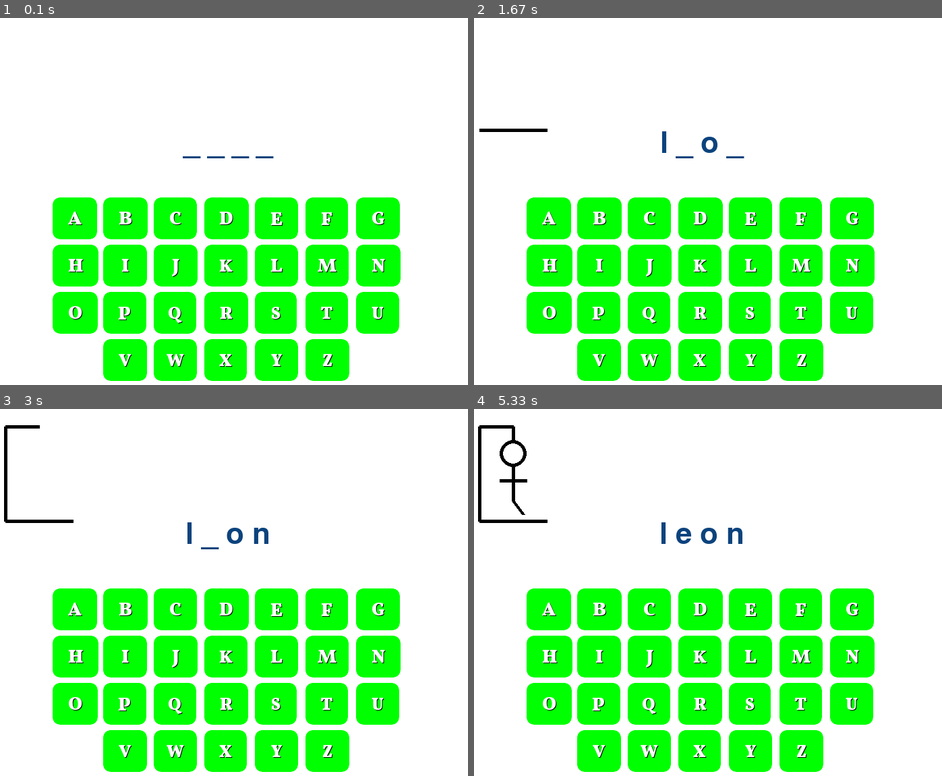
Above: before the commit, frames 1-4 (two rows, left to right).
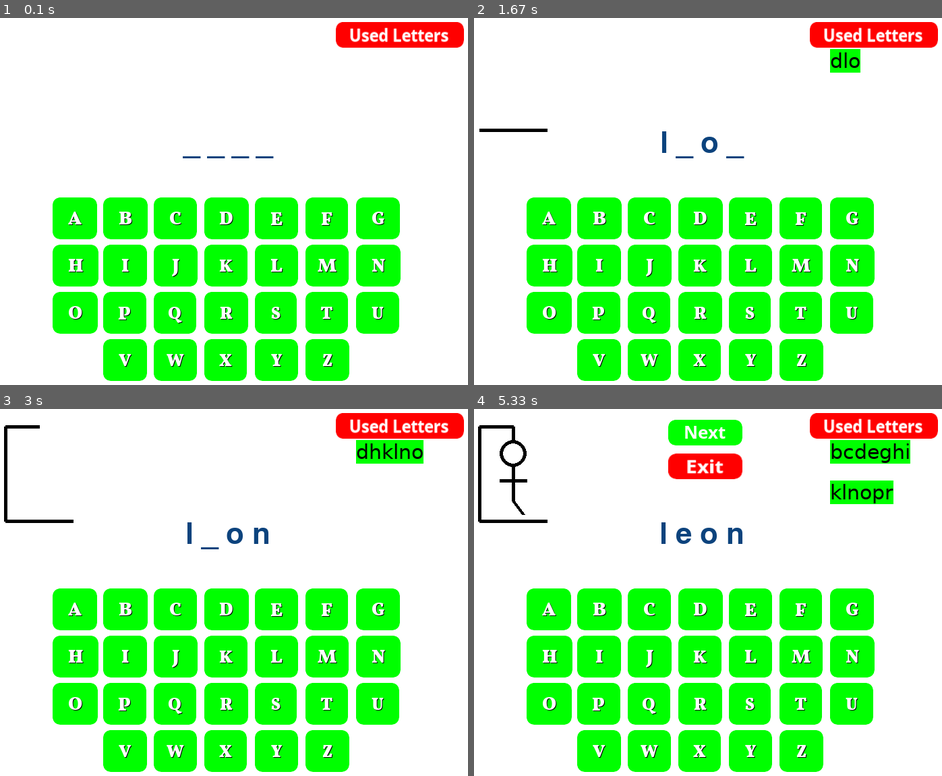
Above: after the commit, the same moments.

Repository: yrod15x/Pygame-Hangman
Game: pygame game, started from hangman.py
Same seed, same stepped clock (60 frames per second), same inputs: the game is played once before the commit and once after it.
Inputs (mouse positions are in pixels of both pictures, inside the frame that each line leads up to):
- Up to frame 1 (0.1 s): no input
- Up to frame 2 (1.67 s): click (703, 212) at 0.38 s; click (703, 238) at 0.72 s; click (534, 304) at 1.05 s; click (764, 245) at 1.38 s
- Up to frame 3 (3 s): click (74, 654) at 1.72 s; click (234, 643) at 2.05 s; click (365, 665) at 2.38 s
- Up to frame 4 (5.33 s): click (750, 610) at 3.22 s; click (871, 592) at 3.55 s; click (600, 702) at 3.88 s; click (600, 610) at 4.22 s; click (600, 654) at 4.55 s; click (698, 702) at 4.88 s; click (647, 610) at 5.22 s

The runs differ from the first frame. In frame 1, 1.7% of the frame differs, in the area x 71-100%, y 1-9%; in frame 2, 2.1%; in frame 3, 2.6%; in frame 4, 5.7%, in the area x 41-100%, y 1-26%.

Commit message:
Letras usadas ya en pantalla.

Diff:
--- a/funciones.py
+++ b/funciones.py
@@ -27,3 +27,10 @@
     #Topleft permite abarcar toda la superfice del btn cuando se presiona. No usar center
     rect = imagen.get_rect(topleft=(pos_x, pos_y))
     return rect
+
+def imprimir_multilinea(texto, posX, posY, tam_fuente, pantalla, color_fuente, color_fondo):
+    lineas = texto.splitlines()
+    for index, valor in enumerate(lineas):
+        fuente  = pygame.font.SysFont('Verdana', tam_fuente)
+        #si no se pone color de fondo como como 3er parametro en la funcion render el texto sale sin frame
+        pantalla.blit(fuente.render(valor, 1, color_fuente, color_fondo), (posX, posY + tam_fuente * index))
--- a/hangman.py
+++ b/hangman.py
@@ -11,6 +11,7 @@
 HEIGHT = 600
 BLANCO = (255, 255, 255)
 BLACK = (0, 0, 0)
+VERDE = (0, 255, 0)
 COLOR = (12, 67, 125)
 FOND_TEXTO = (125, 65, 12)
 estado = 'started'
@@ -25,11 +26,16 @@
 letra_pulsada = ''
 
 letras = cargar_imagenes()
+next_btn = pygame.image.load('button_next.png').convert_alpha()
+exit_btn = pygame.image.load('button_exit.png').convert_alpha()
+used_btn = pygame.image.load('button_used_letters.png').convert_alpha()
 letras_rects = []
 padding = 75
 padding_top = 50
 top_limit = 260
 errores = 0
+div_let_usadas = 4
+str_let_usadas = ''
 
 while True:
     ventana.fill(BLANCO)
@@ -38,6 +44,16 @@
         #Muestra los espacios en pantalla. De acuerdo al largo de la palabra de debe ajustar la poscion de inicio para que quede esteticamente organizada
         espacios = texto_pantalla(" ".join(palabra_espacios), COLOR, BLANCO, (WIDTH // 2), (HEIGHT // 2 - 100), 65)
         ventana.blit(espacios[0], espacios[1])
+        ventana.blit(used_btn, (560,20))
+        #Se colocan las letras usadas en pantalla cuando lleguen a cierto tamano
+        #se hace un salto de linea
+        str_let_usadas = list(letras_usadas)
+        str_let_usadas.sort()
+        if len(str_let_usadas) > 8:
+            str_let_usadas.insert(7, '\n')
+            str_let_usadas.insert(7, '\n')
+        imprimir_multilinea("".join(str_let_usadas), 590, 60, 30, ventana, BLACK, VERDE)
+        #print(str_let_usadas)
 
         for i in range(26):
             #Cada if representa una linea del teclado. Padding lo multiplo por i para que vaya espaciando la letras hacia la derecha
@@ -107,7 +123,11 @@
                         errores += 1
                         letras_usadas.add(letra_pulsada)
                 elif letras_rects[i].collidepoint(pygame.mouse.get_pos()) and letra_pulsada in letras_usadas:
+                    #agregar sonido
                     print("Letra registrada")
 
+    if palabra_actual == "".join(palabra_espacios):
+        ventana.blit(next_btn,((WIDTH //2) - 50, (HEIGHT // 2) - 270))
+        ventana.blit(exit_btn,((WIDTH //2) - 50, (HEIGHT // 2) - 220))
     pygame.display.update()
     fpsclock.tick(FPS)
--- a/tareas.txt
+++ b/tareas.txt
@@ -1 +1,6 @@
-1. Cuando se falle una letra empezar a dibujar el ahorcado
+
+2. Usar un sonido de error para que el usuario sepa que ya uso esa letra.
+3. Cuando se adivine la palabra poner la imagen en el espacio del teclado de letras.
+4. Poner dos botones next y exit para que el usuario haga click
+5. Poner el score por pantalla
+6. Creae Menu de inicio con las categoriad a escoger  y pantalla final
Binary file added: button_exit.png
Binary file added: button_next.png
Binary file added: button_used_letters.png
